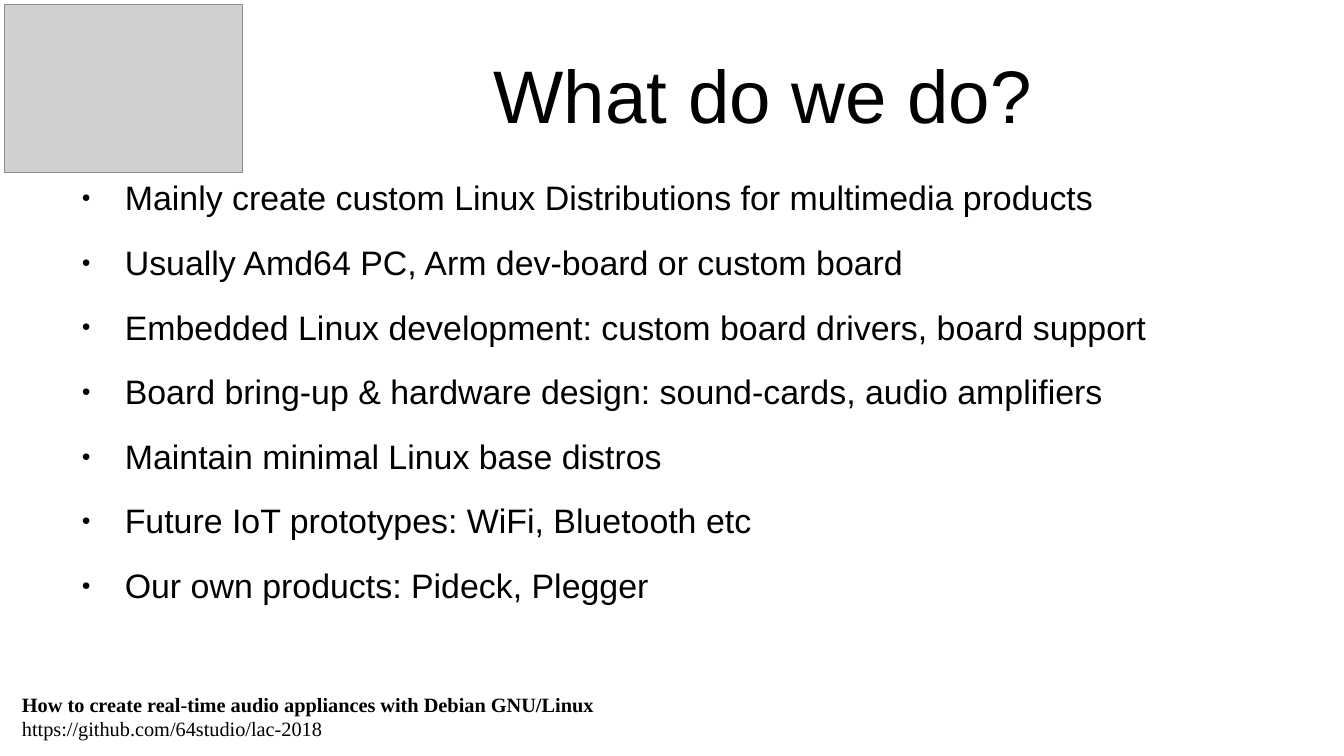
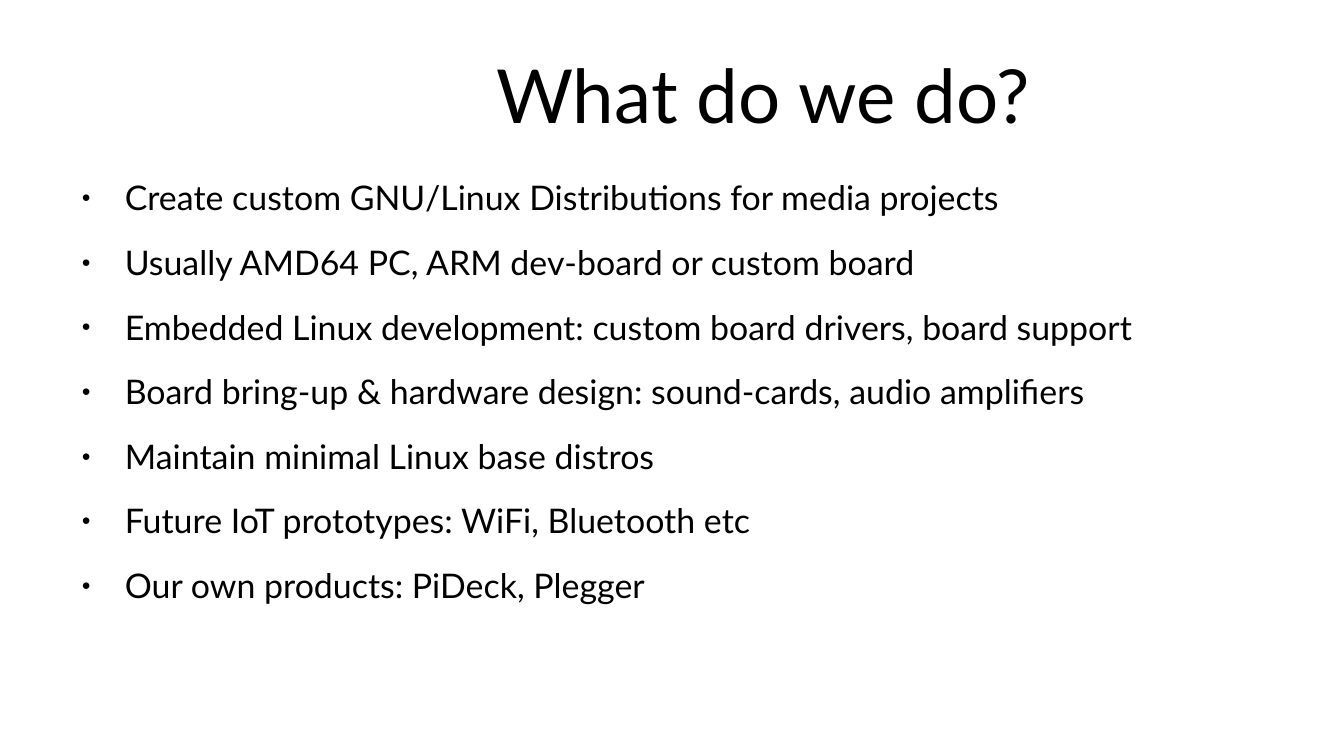
Before and after one commit to 64studio/lac-2018, a slide deck: slide 3 of lac_workshop_template-creating_appliances_slides.odp. Drawn at 1344x756 pixels with LibreOffice and Linux fonts; fonts in the diff are those of the drawing; grey boxes stand for pictures; background and template pictures are left out. Boxes give left, top, right and bottom in pixels: in the first picture for what was removed or moved away, otherwise in the second. Text is boxed around its words. In the diff, an @@ line names an element or a change of style, - is before the commit and + after.

```diff
--- a/lac_workshop_template-creating_appliances_slides.odp
+++ b/lac_workshop_template-creating_appliances_slides.odp
@@ picture removed at (5, 5, 243, 173) @@
@@ title "What do we do?" at (496, 68, 1030, 124): font Arial to Lato @@
@@ text at (125, 185, 999, 281): text changed; font Arial to Lato @@
-● Mainly create custom Linux Distributions for multimedia products
-● Usually Amd64 PC, Arm dev-board or custom board
+● Create custom GNU/Linux Distributions for media projects
+● Usually AMD64 PC, ARM dev-board or custom board
@@ text at (125, 315, 1132, 539): font Arial to Lato in "Embedded Linux development: custom board drivers, board ...", "Board bring-up & hardware design: sound-cards, audio ...", "Maintain minimal Linux base distros", "Future IoT prototypes: WiFi, Bluetooth etc" @@
@@ text at (125, 573, 644, 605): text changed; font Arial to Lato @@
-● Our own products: Pideck, Plegger
+● Our own products: PiDeck, Plegger
@@ text removed at (22, 698, 594, 741) @@
-How to create real-time audio appliances with Debian GNU/Linux
-https://github.com/64studio/lac-2018
```
Also in this commit, not shown: 11 other slides changed, 1 slide added, 2 slides removed, 1 other file.
